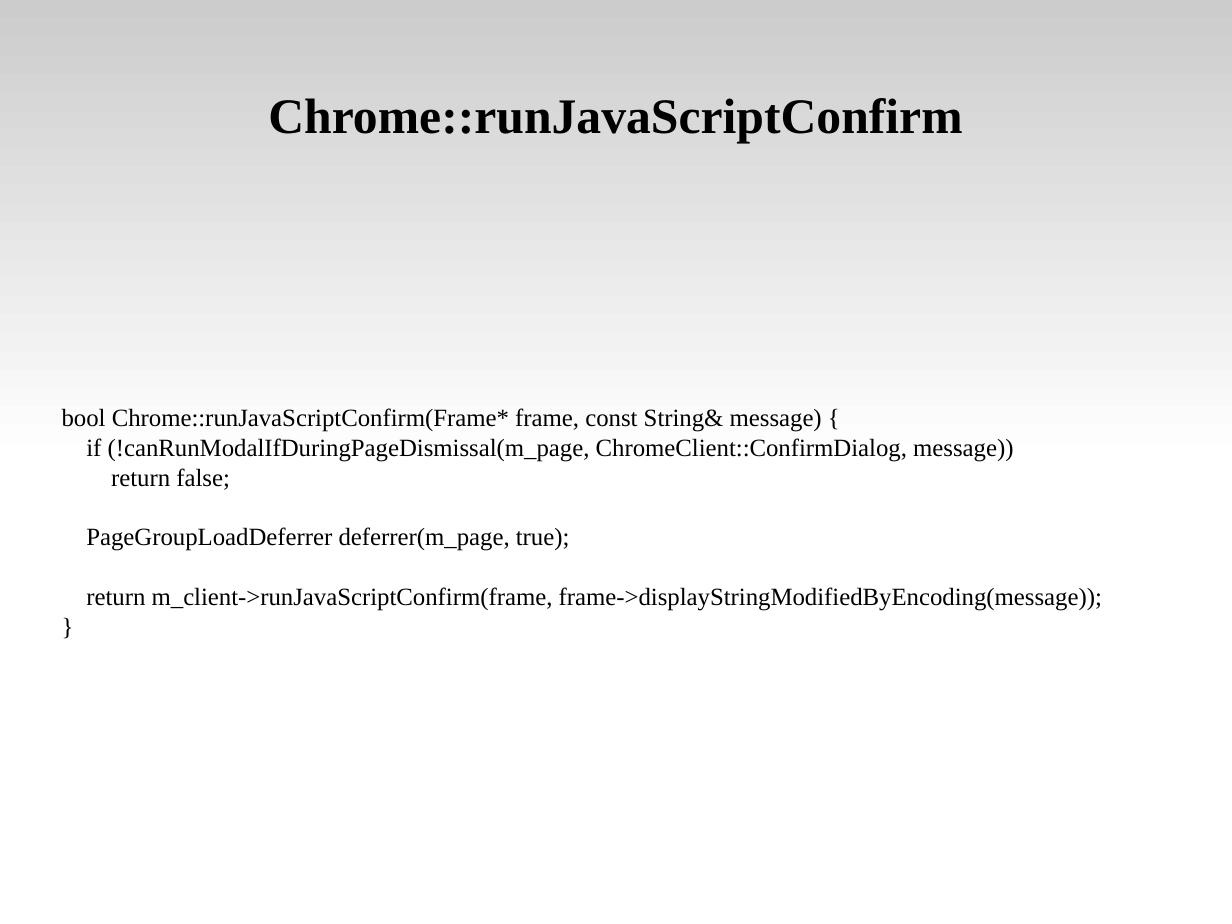
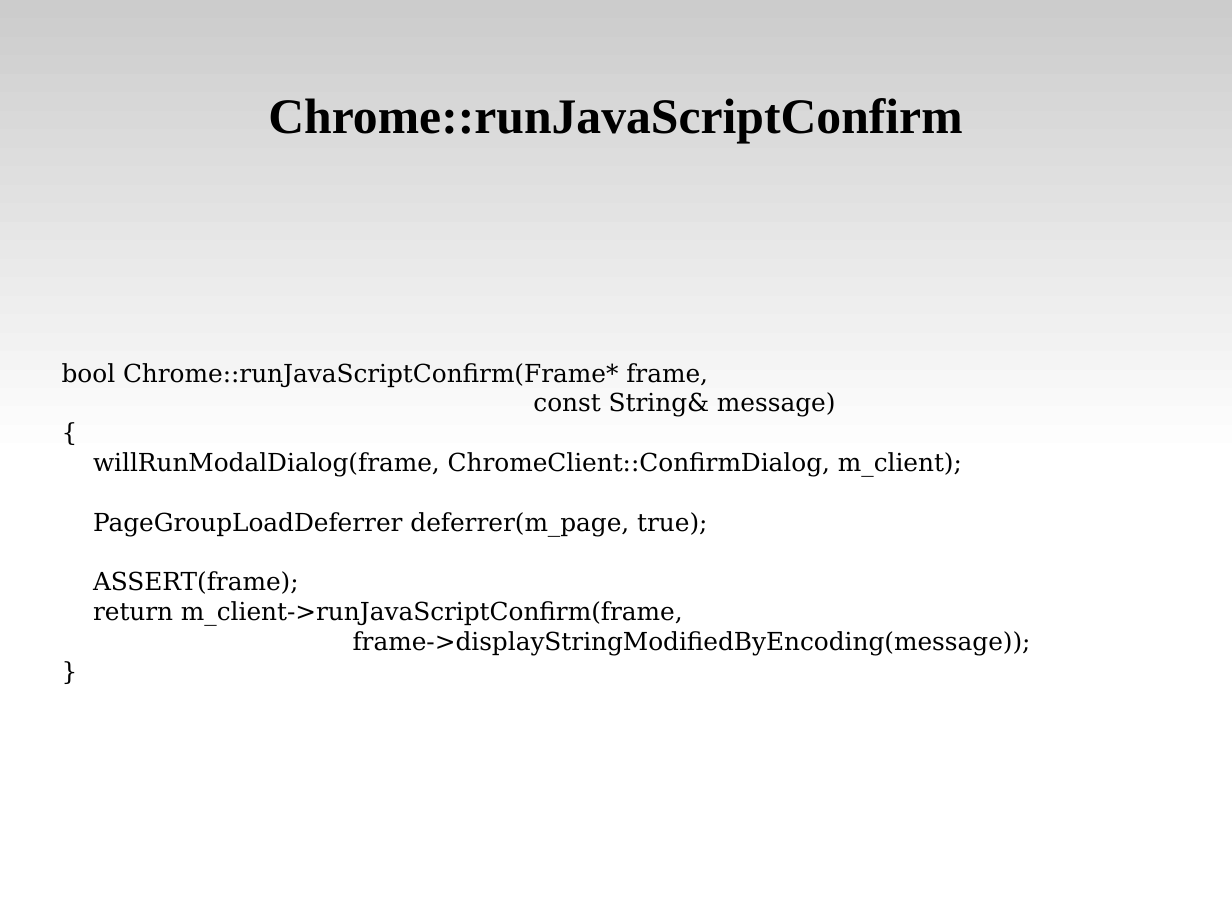
Before and after one commit to tsaicw/browser_research, a slide deck: slide 28 of WebKit/WebKit.odp (slide 34 before the commit). Drawn at 1232x924 pixels with LibreOffice and Linux fonts; fonts in the diff are those of the drawing. Boxes give left, top, right and bottom in pixels: in the first picture for what was removed or moved away, otherwise in the second. Text is boxed around its words. In the diff, an @@ line names an element or a change of style, - is before the commit and + after.

Commit message:
[WebKit]   Modify the "Table of Contents" page.   Modify the "What is Chrome" page.

```diff
--- a/WebKit/WebKit.odp
+++ b/WebKit/WebKit.odp
@@ subtitle at [62, 363, 962, 477]: text changed; font Times New Roman to DejaVu Serif @@
-bool Chrome::runJavaScriptConfirm(Frame* frame, const String& message) {
-if (!canRunModalIfDuringPageDismissal(m_page, ChromeClient::ConfirmDialog, message))
-return false;
+bool Chrome::runJavaScriptConfirm(Frame* frame,
+const String& message)
+{
+willRunModalDialog(frame, ChromeClient::ConfirmDialog, m_client);
@@ subtitle at [93, 512, 707, 537]: font Times New Roman to DejaVu Serif in "PageGroupLoadDeferrer deferrer(m_page, true);", "}" @@
@@ subtitle at [93, 571, 1031, 656]: text changed; font Times New Roman to DejaVu Serif @@
-return m_client->runJavaScriptConfirm(frame, frame->displayStringModifiedByEncoding(message));
+ASSERT(frame);
+return m_client->runJavaScriptConfirm(frame,
+frame->displayStringModifiedByEncoding(message));
```
Also in this commit, not shown: 6 other slides changed, 2 slides added, 3 slides removed.
